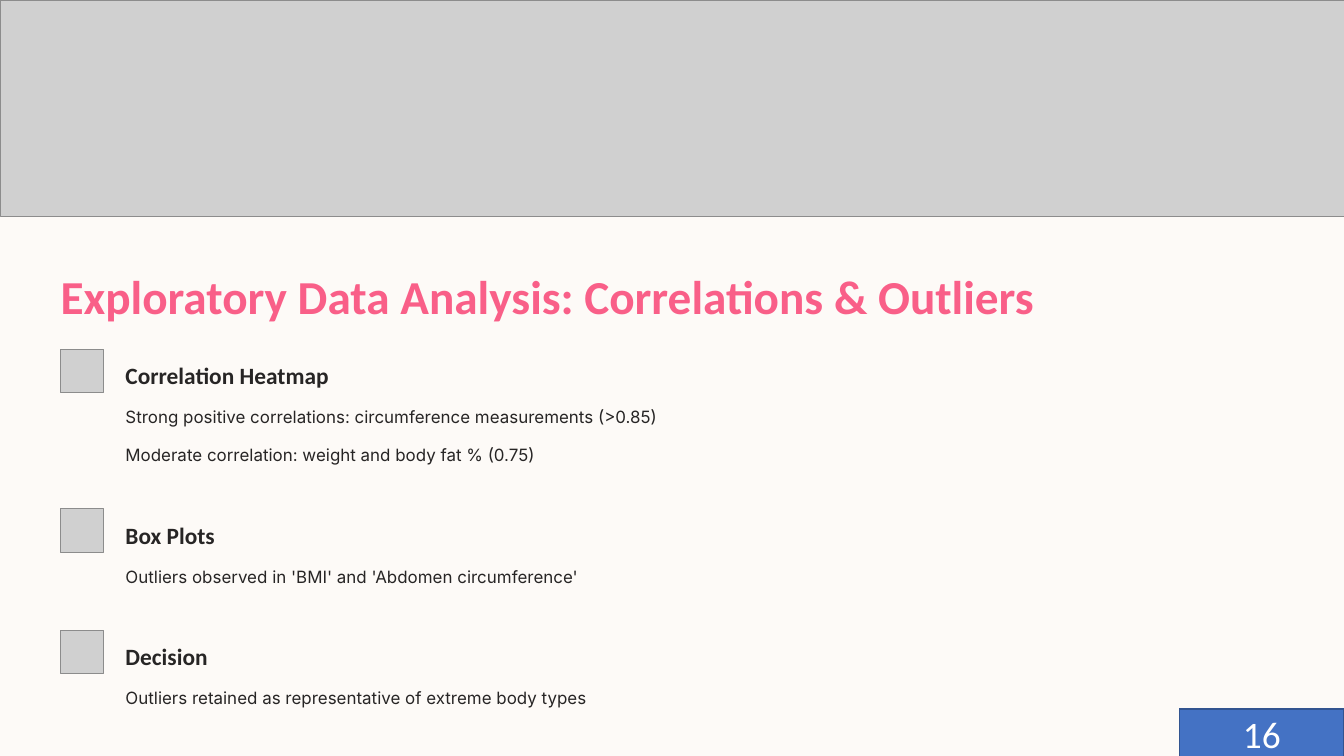
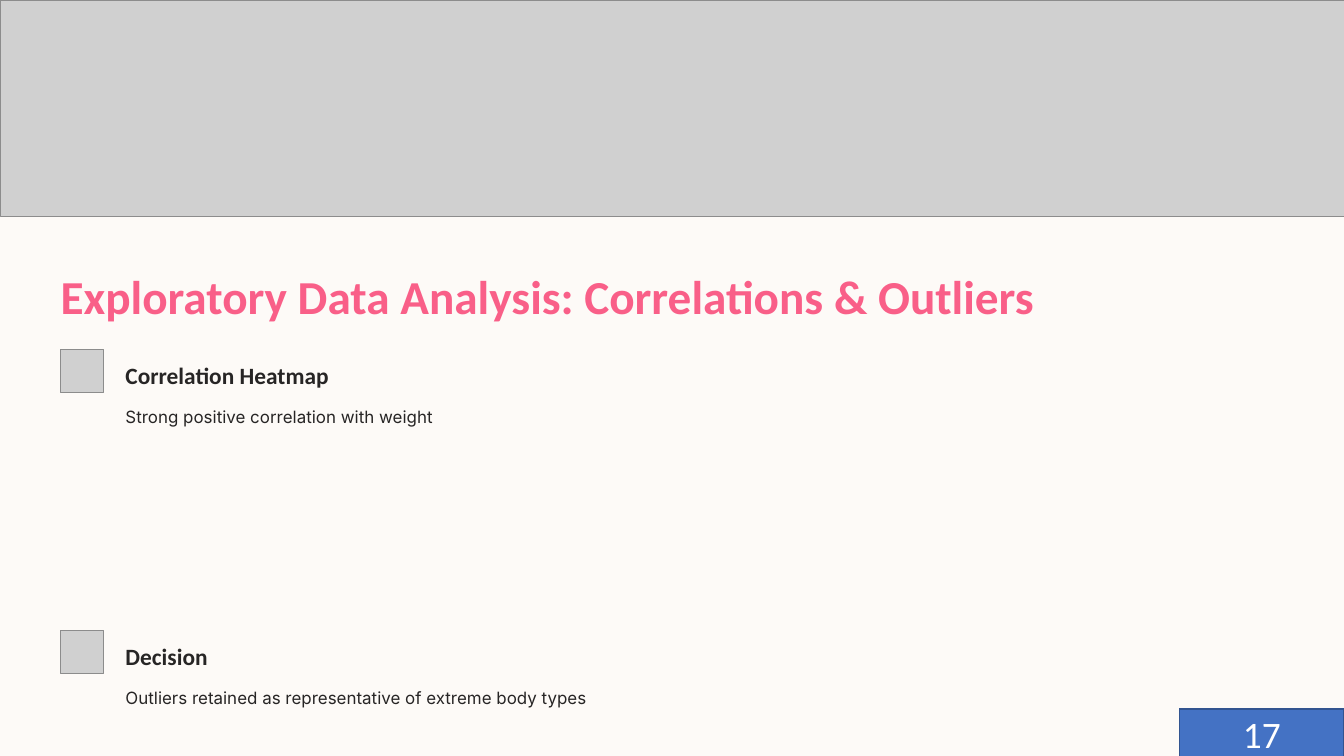
Before and after one commit to Sauri25/AI-PROJECTS, a slide deck: slide 17 of PROJECT 3/final.pptx (slide 16 before the commit). Drawn at 1344x756 pixels with LibreOffice and Linux fonts; fonts in the diff are those of the drawing; grey boxes stand for pictures; background and template pictures are left out. Boxes give left, top, right and bottom in pixels: in the first picture for what was removed or moved away, otherwise in the second. Text is boxed around its words. In the diff, an @@ line names an element or a change of style, - is before the commit and + after.

```diff
--- a/PROJECT 3/final.pptx
+++ b/PROJECT 3/final.pptx
@@ text at <box>125,410,432,427</box>: text changed @@
-Strong positive correlations: circumference measurements (>0.85)
+Strong positive correlation with weight
@@ text removed at <box>125,448,535,465</box> @@
-Moderate correlation: weight and body fat % (0.75)
@@ picture removed at <box>60,509,104,553</box> @@
@@ text removed at <box>125,527,215,544</box> @@
-Box Plots
@@ text removed at <box>125,570,577,583</box> @@
-Outliers observed in 'BMI' and 'Abdomen circumference'
@@ text in rectangle at <box>1243,724,1281,748</box>: text changed @@
-16
+17
```
Also in this commit, not shown: 13 other slides changed, 4 slides added, 2 slides removed, 12 other files.
